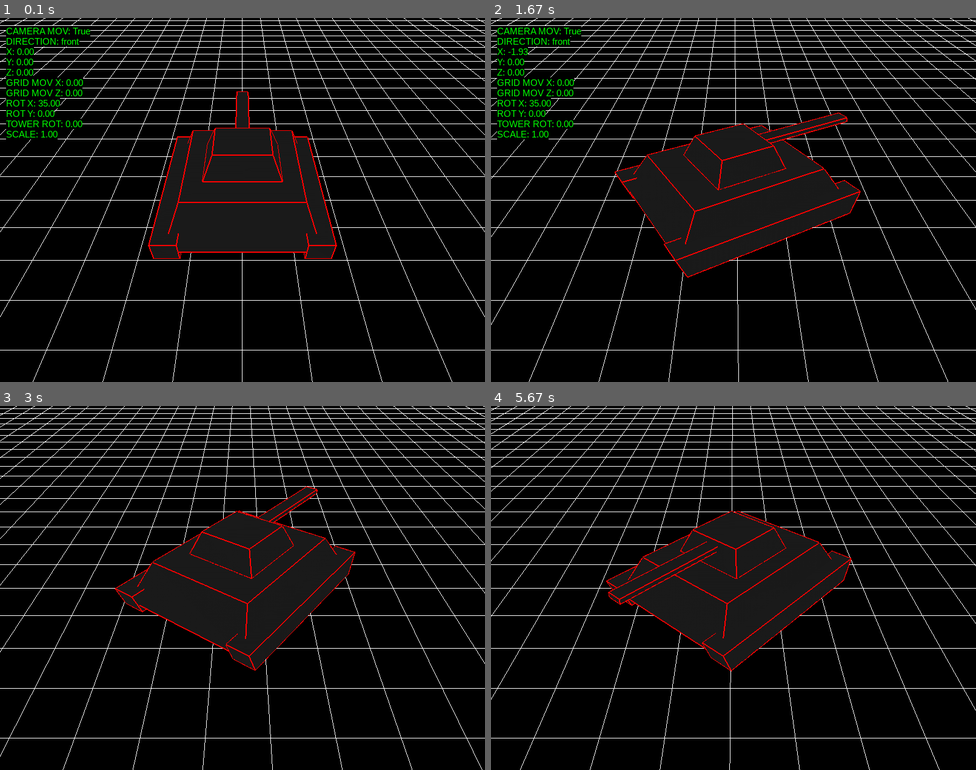
Above: before the commit, frames 1-4 (two rows, left to right).
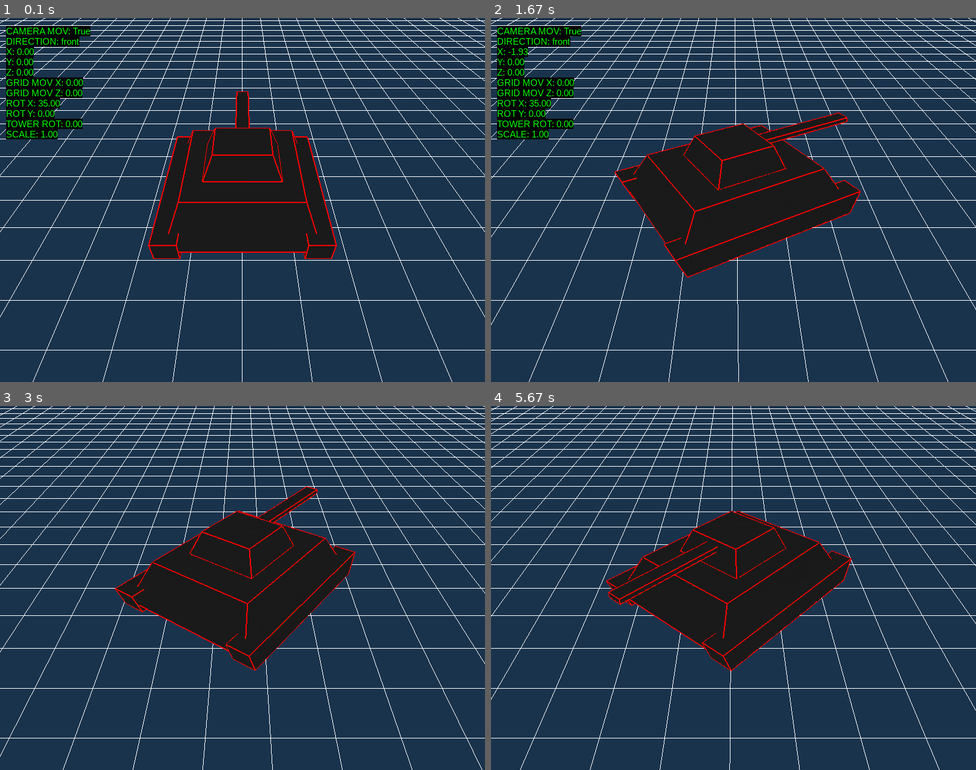
Above: after the commit, the same moments.

Repository: antonioam82/tank_controller
Game: pygame game, started from tank_demo_vb.py
Same seed, same stepped clock (60 frames per second), same inputs: the game is played once before the commit and once after it.
Inputs:
- Up to frame 1 (0.1 s): no input
- Up to frame 2 (1.67 s): hold Right 0.33-0.8 s; tap C at 0.83, 1.32 s; hold Up 1.17-1.47 s; tap J at 1.23, 1.57 s; hold Right from 1.5 s (still down)
- Up to frame 3 (3 s): tap J at 1.87, 2.07, 2.37, 2.63, 2.97 s; release Right at 1.97 s; hold Left 2-2.53 s; tap V at 2.15 s; hold Down 2.57-2.87 s; tap C at 2.72 s; hold Left from 2.9 s (still down)
- Up to frame 4 (5.67 s): tap J at 3.27, 3.4, 3.8, 4.1, 4.47, 4.87, 5.17, 5.37 s; release Left at 3.3 s; hold Up 3.33-3.7 s; tap V at 3.48, 4.95 s; hold Right 3.73-4.37 s; tap C at 3.88, 5.45 s; hold Down 4.4-4.77 s; hold Left 4.8-5.27 s; hold Right from 5.3 s (still down)

The runs differ from the first frame. In frame 1, 80% of the frame differs, in the area x 0-100%, y 0-100%; in frame 2, 79%; in frame 3, 83%; in frame 4, 83%.

Commit message:
Añadido suelo solido al grid

Diff:
--- a/tank_demo_vb.py
+++ b/tank_demo_vb.py
@@ -15,6 +15,18 @@
 def draw_grid():
     grid_list = glGenLists(1)
     glNewList(grid_list, GL_COMPILE)
+
+    glEnable(GL_POLYGON_OFFSET_FILL)
+    glPolygonOffset(0.9,0.9)
+    glBegin(GL_QUADS)
+    glColor3f(0.1,0.2,0.3)
+    glVertex3f(-grid_size,0,-grid_size)
+    glVertex3f(grid_size,0,-grid_size)
+    glVertex3f(grid_size, 0, grid_size)
+    glVertex3f(-grid_size, 0, grid_size)
+    glEnd()
+    glDisable(GL_POLYGON_OFFSET_FILL)
+
     glLineWidth(1.0)
     glBegin(GL_LINES)
     glColor3f(1.0, 1.0, 1.0)
